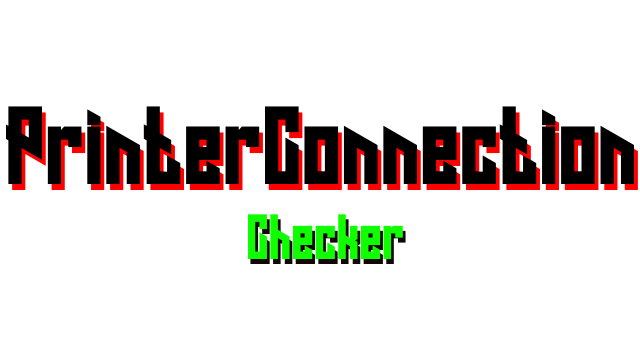
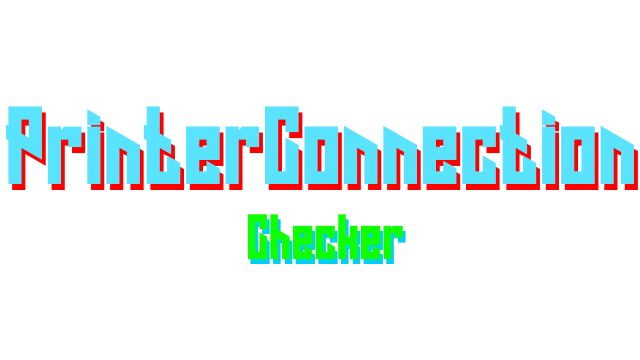
Revision of a layered 640 × 360 image; what changed, layer by layer:
pixels changed over [6, 106, 634, 264] (layer not identified)